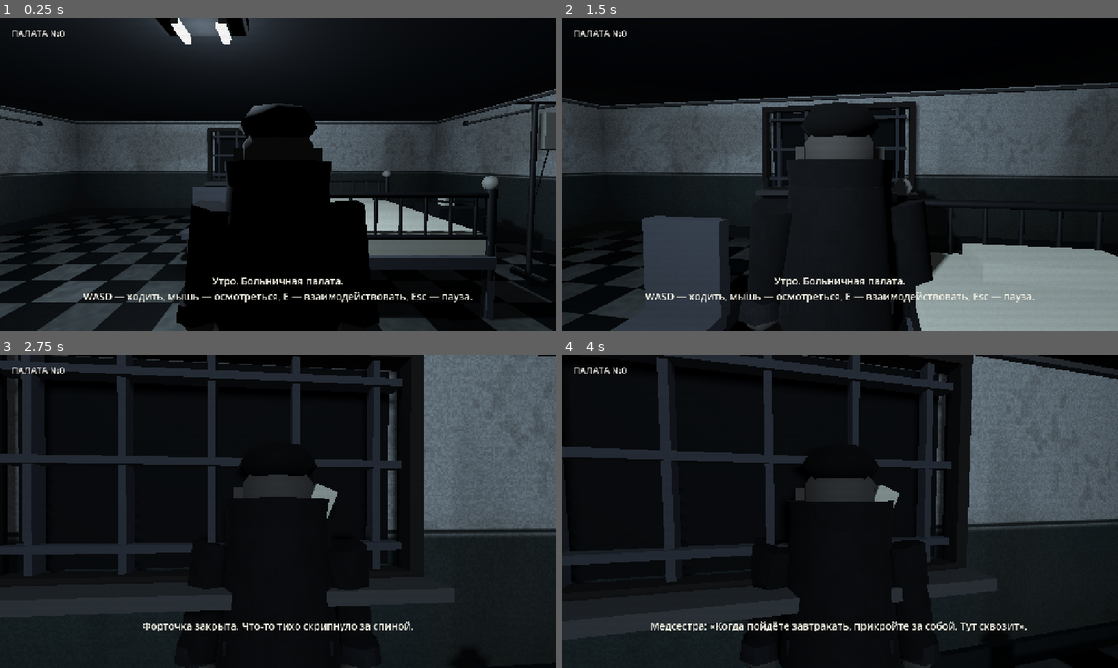
Above: before the commit, frames 1-4 (two rows, left to right).
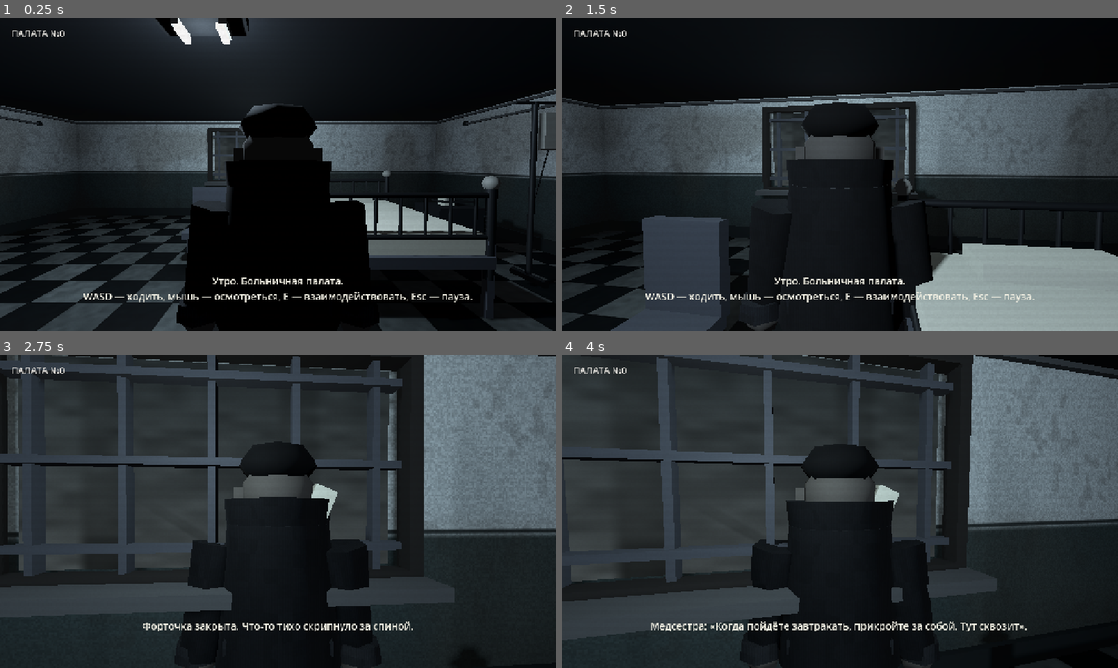
Above: after the commit, the same moments.

Repository: smaks190-crypto/Durotale
Game: Godot game, scene res://scenes/main.tscn
Same seed, same stepped clock (60 frames per second), same inputs: the game is played once before the commit and once after it.
Inputs (mouse positions are in pixels of both pictures, inside the frame that each line leads up to):
- Up to frame 1 (0.25 s): no input
- Up to frame 2 (1.5 s): tap Enter at 0.5 s; move the mouse to (867, 174) at 0.52 s; hold E (interact) 0.53-1.28 s; hold W (move_forward) from 0.53 s (still down); move the mouse to (812, 174) at 1.27 s; tap E (interact) at 1.35 s
- Up to frame 3 (2.75 s): keep holding W (move_forward); move the mouse to (289, 505) at 2.02 s; hold E (interact) from 2.03 s (still down)
- Up to frame 4 (4 s): keep holding W (move_forward); move the mouse to (834, 517) at 2.77 s; release E (interact) at 2.78 s; tap E (interact) at 2.85 s; move the mouse to (878, 514) at 3.52 s; hold E (interact) from 3.53 s (still down)

The runs differ from the first frame. In frame 1, 0.6% of the frame differs, in the area x 36-57%, y 32-53%; in frame 2, 2.8%; in frame 3, 36%; in frame 4, 39%, in the area x 0-77%, y 0-86%.

Commit message:
feat(visual): add human-shaped nurse and cold exterior through frosted window

Diff:
--- a/godot/scripts/world.gd
+++ b/godot/scripts/world.gd
@@ -14,6 +14,8 @@
 var neighbor_leaf: MeshInstance3D
 var neighbor_barrier: StaticBody3D
 var room_leaf: MeshInstance3D
+var frosted_glass: ShaderMaterial
+var outside_light: OmniLight3D
 var window_leaf: MeshInstance3D
 var shadow: MeshInstance3D
 var hall_light: OmniLight3D
@@ -85,6 +87,20 @@
         body.add_child(shape)
         holder.add_child(body)
     return visual
+
+func tapered_piece(label: String, pos: Vector3, top_radius: float, bottom_radius: float, height: float, surface: Material, parent: Node3D) -> MeshInstance3D:
+    var m := CylinderMesh.new()
+    m.top_radius = top_radius
+    m.bottom_radius = bottom_radius
+    m.height = height
+    m.radial_segments = 9
+    var piece := MeshInstance3D.new()
+    piece.name = label
+    piece.mesh = m
+    piece.material_override = surface
+    piece.position = pos
+    parent.add_child(piece)
+    return piece
 
 func anchor(key: String, pos: Vector3, label: String) -> void:
     markers[key] = {"position":pos, "label":label}
@@ -212,7 +228,9 @@
         prism("BrokenRadiator",Vector3(-5.45,0.73,-1.9 + float(i)*0.8),Vector3(0.3,0.66,0.11),rust,false,rusty_tubes)
     ruined_props.append(rusty_tubes)
     # Window + bars, kept dark enough to make it an orientation anchor.
-    prism("WindowBlackGlass",Vector3(0,1.95,-5.78),Vector3(2.72,1.53,0.08),dark)
+    frosted_glass = ShaderMaterial.new()
+    frosted_glass.shader = load("res://shaders/frosted_window.gdshader") as Shader
+    prism("FrostedWardGlass",Vector3(0,1.95,-5.78),Vector3(2.72,1.53,0.08),frosted_glass)
     for i in 5:
         prism("WindowBarsV",Vector3(-1.2+float(i)*0.6,1.95,-5.67),Vector3(0.055,1.55,0.11),iron)
     for i in 3:
@@ -229,10 +247,30 @@
     nurse.name = "Nurse"
     nurse.position = Vector3(0.6,0,4.5)
     add_child(nurse)
-    prism("Coat",Vector3(0,1.08,0),Vector3(0.6,1.2,0.35),cloth,false,nurse)
-    prism("Head",Vector3(0,1.88,0),Vector3(0.38,0.4,0.35),mat(Color(0.44,0.42,0.40)),false,nurse)
-    prism("Cap",Vector3(0,2.13,0),Vector3(0.42,0.13,0.4),cloth,false,nurse)
-    prism("FoldedLinen",Vector3(0,1.18,-0.35),Vector3(0.67,0.14,0.4),cloth,false,nurse)
+    # Silhouette of a nurse, not a stack of rectangular boxes.
+    tapered_piece("NurseGown",Vector3(0,0.89,0),0.25,0.42,1.22,cloth,nurse)
+    tapered_piece("NurseJacket",Vector3(0,1.42,0),0.29,0.23,0.67,cloth,nurse)
+    var nurse_skin := mat(Color(0.37,0.345,0.323))
+    tapered_piece("Neck",Vector3(0,1.81,-0.01),0.09,0.10,0.21,nurse_skin,nurse)
+    var face := SphereMesh.new()
+    face.radius = 0.205
+    face.height = 0.39
+    face.radial_segments = 9
+    face.rings = 5
+    var nurse_head := MeshInstance3D.new()
+    nurse_head.name = "NurseHead"
+    nurse_head.mesh = face
+    nurse_head.material_override = nurse_skin
+    nurse_head.position = Vector3(0,2.00,-0.01)
+    nurse.add_child(nurse_head)
+    tapered_piece("NurseCap",Vector3(0,2.20,0.02),0.19,0.21,0.16,cloth,nurse)
+    for side in [-1.0,1.0]:
+        var sleeve := tapered_piece("NurseSleeve",Vector3(side*0.33,1.40,-0.025),0.13,0.105,0.73,cloth,nurse)
+        sleeve.rotation.z = side * -0.17
+        tapered_piece("NurseLeg",Vector3(side*0.15,0.2,0),0.095,0.075,0.39,dark,nurse)
+        prism("NurseShoe",Vector3(side*0.15,0.065,-0.06),Vector3(0.19,0.12,0.34),dark,false,nurse)
+    prism("FoldedLinen",Vector3(0,1.18,-0.36),Vector3(0.67,0.12,0.34),cloth,false,nurse)
+    prism("FoldedLinenEdge",Vector3(0,1.25,-0.37),Vector3(0.66,0.024,0.33),mat(Color(0.62,0.62,0.59)),false,nurse)
     room_leaf = prism("WardDoor",Vector3(1.15,1.22,5.8),Vector3(0.18,2.44,2.65),dark)
     room_leaf.visible = false
     anchor("radiator",Vector3(-5.10,0.5,-1.0),"Прислушаться / постучать")
@@ -374,6 +412,14 @@
     room_light.light_color = Color(0.83,0.85,0.9)
     room_light.shadow_enabled = true
     add_child(room_light)
+    outside_light = OmniLight3D.new()
+    outside_light.name = "DiffuseWindowGlow"
+    outside_light.position = Vector3(0,2.0,-4.95)
+    outside_light.omni_range = 5.5
+    outside_light.light_energy = 0.43
+    outside_light.light_color = Color(0.62,0.68,0.70)
+    outside_light.shadow_enabled = false
+    add_child(outside_light)
     hall_light = OmniLight3D.new()
     hall_light.position = Vector3(0,2.7,19.0)
     hall_light.omni_range = 9.5
@@ -430,6 +476,8 @@
     hall_light.light_color = Color(0.85,0.86,0.88) if reality == 0 else (Color(0.48,0.49,0.50) if reality == 1 else Color(0.78,0.13,0.15))
     hall_light.light_energy = 0.75 if reality == 1 else 1.35
     room_light.light_energy = 1.65 if reality == 0 else 0.85
+    outside_light.light_energy = 0.43 if reality == 0 else (0.24 if reality == 1 else 0.11)
+    frosted_glass.set_shader_parameter("light_strength", 0.83 if reality == 0 else (0.42 if reality == 1 else 0.27))
     shadow.visible = mixing
     if is_instance_valid(ambience):
         ambience.call("set_reality", new_reality, mixing)
